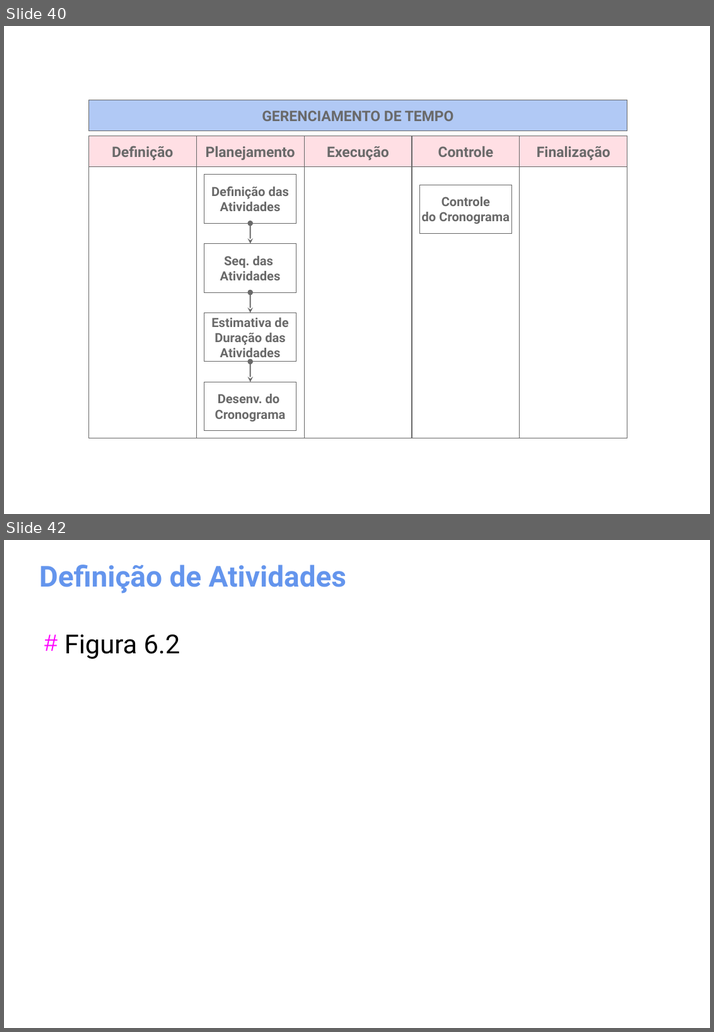
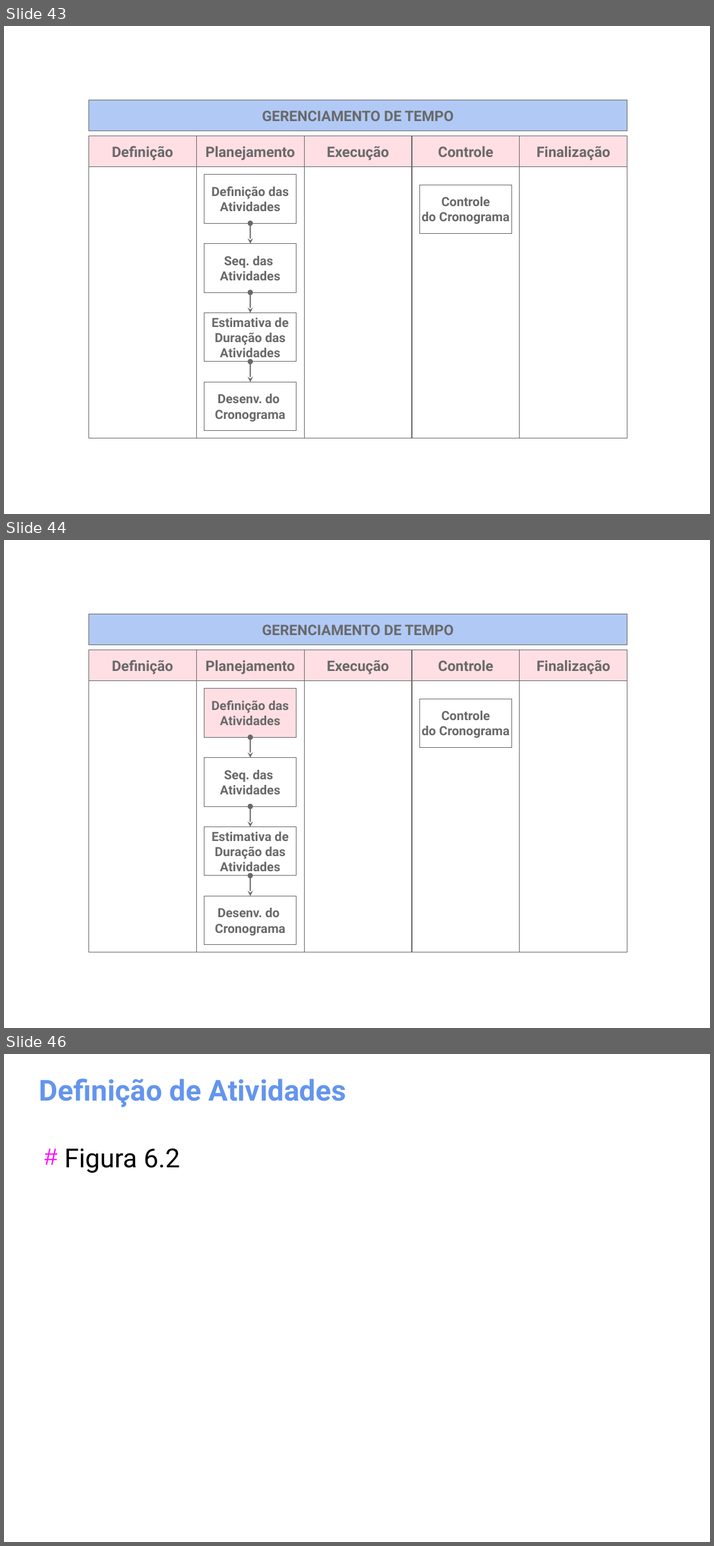
Before and after one commit to gomesluiz/gestao-de-projetos, a slide deck: aulas/project-aula-01.odp. Shown one above the other, each under a label of ours: slides 40 and 42 before the commit, slides 43, 44 and 46 after it; the slides between them are not shown. The pictures are 714x1032 and 714x1546 pixels, drawn with LibreOffice and Linux fonts; fonts in the diff are those of the drawing. Boxes give left, top, right and bottom in pixels: in the first picture for what was removed or moved away, otherwise in the second. Text is boxed around its words. In the diff, an @@ line names an element or a change of style, - is before the commit and + after.

```diff
--- a/aulas/project-aula-01.odp
+++ b/aulas/project-aula-01.odp
@@ slide 44 added at [4,540,710,1028], background #FFFFFF @@
@@ rectangle added at [88,614,627,645], fill #6495ED at 50% opacity, outline #696969 0 pt, 16 pt, text #696969, bold @@
+GERENCIAMENTO DE TEMPO
@@ rectangle added at [88,650,196,953], fill #FFFFFF, outline #696969 0 pt @@
@@ rectangle added at [88,650,196,680], fill #FFC0CB at 50% opacity, outline #696969 0 pt, 16 pt, text #696969, bold @@
+Definição
@@ rectangle added at [196,650,303,953], fill #FFFFFF, outline #696969 0 pt @@
@@ rectangle added at [196,650,303,680], fill #FFC0CB at 50% opacity, outline #696969 0 pt, 16 pt, text #696969, bold @@
+Planejamento
@@ rectangle added at [304,650,412,953], fill #FFFFFF, outline #696969 0 pt @@
@@ rectangle added at [304,650,412,680], fill #FFC0CB at 50% opacity, outline #696969 0 pt, 16 pt, text #696969, bold @@
+Execução
@@ rectangle added at [412,650,519,953], fill #FFFFFF, outline #696969 0 pt @@
@@ rectangle added at [412,650,519,680], fill #FFC0CB at 50% opacity, outline #696969 0 pt, 16 pt, text #696969, bold @@
+Controle
@@ rectangle added at [519,650,626,953], fill #FFFFFF, outline #696969 0 pt @@
@@ rectangle added at [519,650,626,680], fill #FFC0CB at 50% opacity, outline #696969 0 pt, 16 pt, text #696969, bold @@
+Finalização
@@ rectangle added at [204,689,296,737], fill #FFC0CB at 50% opacity, outline #696969 0 pt, 14 pt, text #696969, bold @@
+Definição das
+Atividades
@@ rectangle added at [419,699,512,748], fill #FFFFFF, outline #696969 0 pt, 14 pt, text #696969, bold @@
+Controle
+do Cronograma
@@ double arrow added from (250, 737) to (250, 758), #696969 1.42 pt @@
@@ rectangle added at [204,757,296,806], fill #FFFFFF, outline #696969 0 pt, 14 pt, text #696969, bold @@
+Seq. das
+Atividades
@@ double arrow added from (250, 806) to (250, 827), #696969 1.42 pt @@
@@ rectangle added at [204,827,296,876], fill #FFFFFF, outline #696969 0 pt, 14 pt, text #696969, bold @@
+Estimativa de
+Duração das
+Atividades
@@ double arrow added from (250, 876) to (250, 896), #696969 1.42 pt @@
@@ rectangle added at [204,896,296,945], fill #FFFFFF, outline #696969 0 pt, 14 pt, text #696969, bold @@
+Desenv. do
+Cronograma
@@ what was slide 40 is now slide 43 @@
@@ what was slide 42 is now slide 46 @@
```
Also in this commit, not shown: 8 slides changed, 25 other slides added, 2 slides removed.
